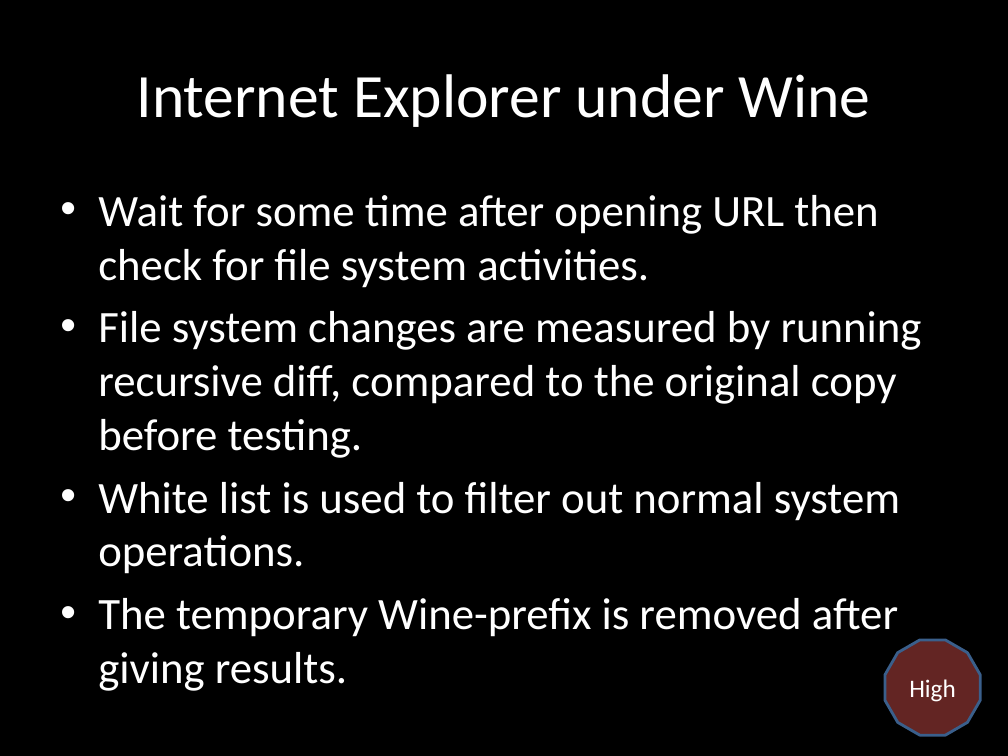
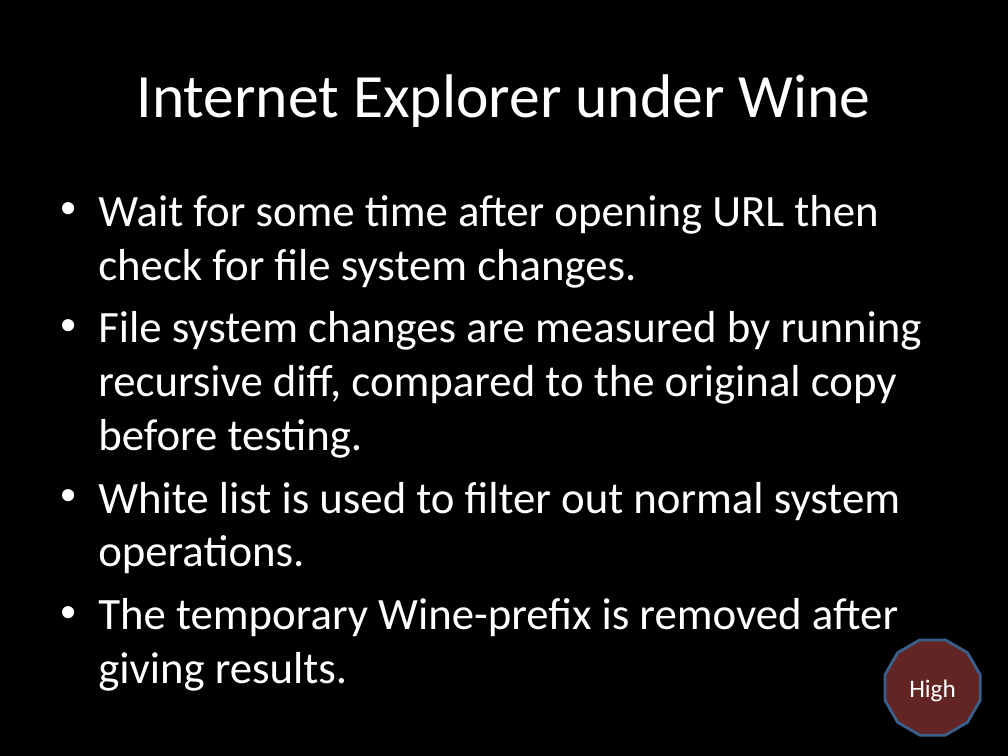
Before and after one commit to chrissorchard/malucrawl, a slide deck: slide 10 of doc/pres2/wk8-progress.pptx. Drawn at 1008x756 pixels with LibreOffice and Linux fonts; fonts in the diff are those of the drawing; background and template pictures are left out. Boxes give left, top, right and bottom in pixels: in the first picture for what was removed or moved away, otherwise in the second. Text is boxed around its words. In the diff, an @@ line names an element or a change of style, - is before the commit and + after.

```diff
--- a/doc/pres2/wk8-progress.pptx
+++ b/doc/pres2/wk8-progress.pptx
@@ text at <box>98,195,878,288</box>: text changed @@
-• Wait for some time after opening URL then check for file system activities.
+• Wait for some time after opening URL then check for file system changes.
```
Also in this commit, not shown: 9 other slides changed, 1 slide removed.
